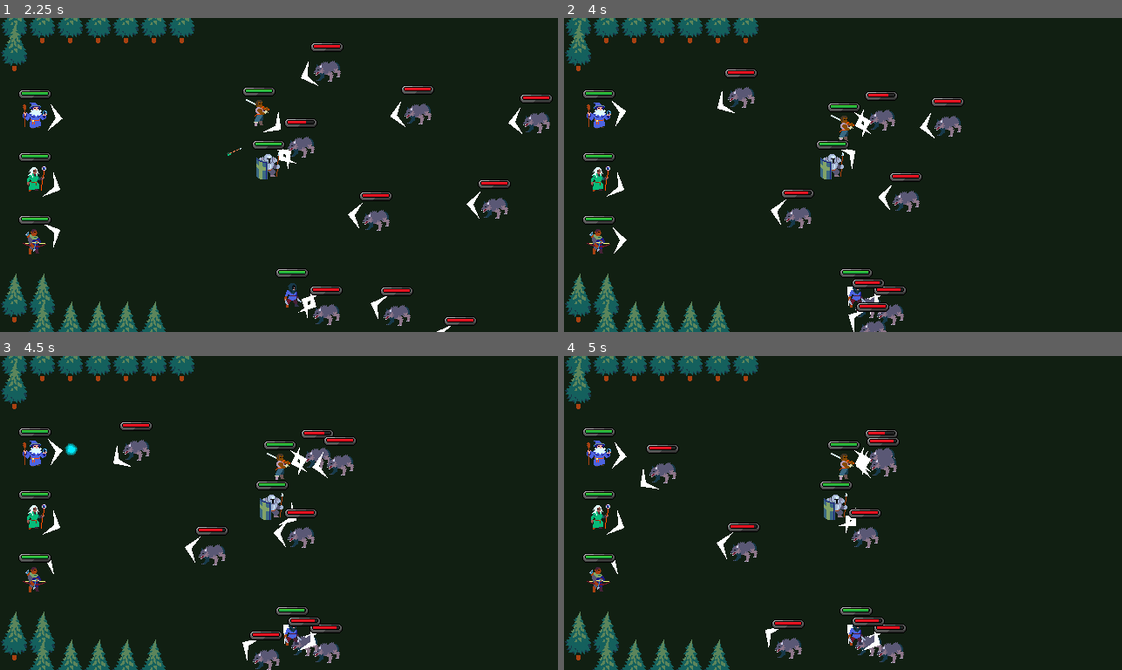
Above: before the commit, frames 1-4 (two rows, left to right).
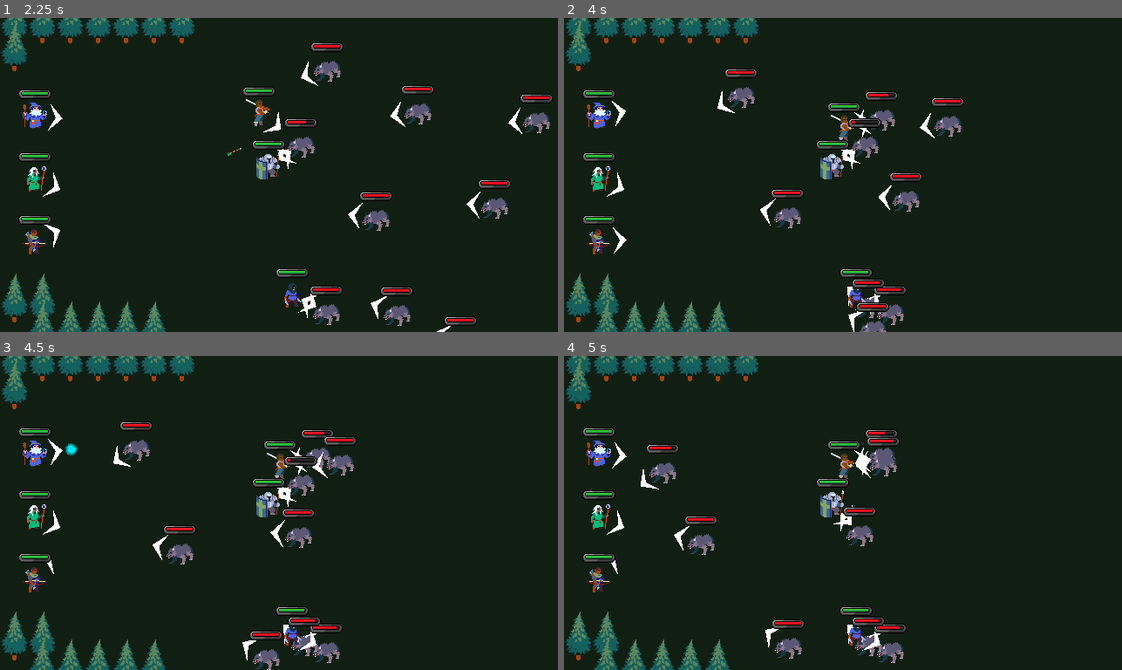
Above: after the commit, the same moments.

Repository: morie197/party_paranoia
Game: Godot game, scene res://testing_scene.tscn
Two runs of this game, one before a commit and one after it. Both use one fixed random seed, a clock stepped at 60 frames per second and the inputs below.
Inputs (mouse positions are in pixels of both pictures, inside the frame that each line leads up to):
- Up to frame 1 (2.25 s): move the mouse to (401, 159) at 0.52 s; press the mouse at (401, 159) at 0.53 s; hold D (right) 0.53-1.28 s; move the mouse to (167, 190) at 1.27 s; release the mouse at (167, 190) at 1.28 s; hold S (down) 1.28-2.03 s; right-click (167, 190) at 1.35 s; move the mouse to (334, 105) at 2.02 s; press the mouse at (334, 105) at 2.03 s; hold D (right) from 2.03 s (still down)
- Up to frame 2 (4 s): move the mouse to (815, 237) at 2.77 s; release D (right) at 2.78 s; release the mouse at (815, 237) at 2.78 s; hold W (up) 2.78-3.53 s; right-click (815, 237) at 2.85 s; move the mouse to (1010, 222) at 3.52 s; press the mouse at (1010, 222) at 3.53 s; hold A (left) from 3.53 s (still down)
- Up to frame 3 (4.5 s): keep holding A (left); move the mouse to (111, 465) at 4.27 s; release the mouse at (111, 465) at 4.28 s; right-click (111, 465) at 4.35 s
- Up to frame 4 (5 s): keep holding A (left)

Frame 1 is identical in both runs. In frame 2, 0.9% of the frame differs, in the area x 35-57%, y 31-67%; in frame 3, 2.0%, in the area x 27-57%, y 31-67%; in frame 4, 1.8%.

Commit message:
[Change] Better projectile hitting
Projectiles hit closest enemy, and don't pierce through

Diff:
--- a/projectiles/archer/archer_projectile.gd
+++ b/projectiles/archer/archer_projectile.gd
@@ -1,25 +1,35 @@
 extends Projectile
 class_name ArcherProjectile
 
-@onready var projectile_hit_box = %ProjectileHitBox
+@onready var projectile_ray_cast = %ProjectileRayCast
 
 var arrow_speed: float = 100
 
 var distance_traveled: float = 0
 
+var max_hits: int = 1
+var hits: int = 0
+
 func _ready():
-	projectile_hit_box.body_entered.connect(_hit)
-
+	pass
 
 func _physics_process(delta):
 	var old_position = position
 	position += projectile_direction * projectile_attack_speed * delta * arrow_speed
 
+	var collider = projectile_ray_cast.get_collider()
+	if collider != null:
+		_hit(collider)
+
 	distance_traveled += old_position.distance_to(position)
-	if distance_traveled >= projectile_range:
-		queue_free()
+	if distance_traveled >= projectile_range or hits >= max_hits:
+		if not is_queued_for_deletion():
+			queue_free()
 
 func _hit(body):
+	if hits >= max_hits:
+		return
+
 	if body is not Character:
 		print("Invalid target!")
 		return
@@ -28,4 +38,5 @@
 	if character.ally != shooter.ally:
 		character.damage(projectile_attack_damage, shooter)
 		character.apply_debuff(1.0, "slow")
+		hits += 1
 		queue_free()
--- a/projectiles/archer/archer_projectile.tscn
+++ b/projectiles/archer/archer_projectile.tscn
@@ -2,9 +2,6 @@
 
 [ext_resource type="Script" uid="uid://c1rq7b12fj7gi" path="res://projectiles/archer/archer_projectile.gd" id="1_vxemq"]
 [ext_resource type="Texture2D" uid="uid://jsuyk2wt0fnc" path="res://projectiles/archer/normal_arrow.tres" id="2_vftnc"]
-
-[sub_resource type="CircleShape2D" id="CircleShape2D_pofft"]
-radius = 8.0
 
 [node name="ArcherProjectile" type="Node2D" unique_id=155385979]
 script = ExtResource("1_vxemq")
@@ -15,8 +12,7 @@
 rotation = 2.3561945
 texture = ExtResource("2_vftnc")
 
-[node name="ProjectileHitBox" type="Area2D" parent="." unique_id=1980277344]
+[node name="ProjectileRayCast" type="RayCast2D" parent="." unique_id=896325726]
 unique_name_in_owner = true
-
-[node name="CollisionShape2D" type="CollisionShape2D" parent="ProjectileHitBox" unique_id=1564093604]
-shape = SubResource("CircleShape2D_pofft")
+target_position = Vector2(50, 0)
+hit_from_inside = true
--- a/projectiles/mage/mage_projectile.gd
+++ b/projectiles/mage/mage_projectile.gd
@@ -13,25 +13,27 @@
 
 var distance_traveled: float = 0
 
+var max_hits: int = 1
+var hits: int = 0
+
 # Called when the node enters the scene tree for the first time.
 func _ready():
 	projectile_hit_box.body_entered.connect(_hit)
 	check_closest_character()
 
-func _process(delta):
+func _physics_process(delta):
 	closest_character_check_accumulator += delta
 	if closest_character_check_accumulator > closest_character_check_delay:
 		closest_character_check_accumulator = 0
 		check_closest_character()
 
-
-func _physics_process(delta):
 	var old_position = position
 	position += projectile_direction * projectile_attack_speed * delta * orb_speed
 
 	distance_traveled += old_position.distance_to(position)
-	if distance_traveled >= projectile_range:
-		queue_free()
+	if distance_traveled >= projectile_range or hits >= max_hits:
+		if not is_queued_for_deletion():
+			queue_free()
 
 	if not current_closest_opposing_character:
 		return
@@ -47,12 +49,22 @@
 		current_closest_opposing_character = GameManager.current_battle_manager.find_closest_opposing_character_by_position(global_position, shooter.ally, homing_search_range)
 		#print(current_closest_opposing_character)
 
-func _hit(body):
-	if body is not Character:
+func _hit(hit_body):
+	if hits >= max_hits:
+		return
+
+	var bodies = projectile_hit_box.get_overlapping_bodies()
+	var shortest_distance: float = 9999
+	for body in bodies:
+		if global_position.distance_to(body.global_position) < shortest_distance:
+			hit_body = body
+
+	if hit_body is not Character:
 		print("Invalid target!")
 		return
 
-	var character = body as Character
+	var character = hit_body as Character
 	if character.ally != shooter.ally:
 		character.damage(projectile_attack_damage, shooter)
+		hits += 1
 		queue_free()
